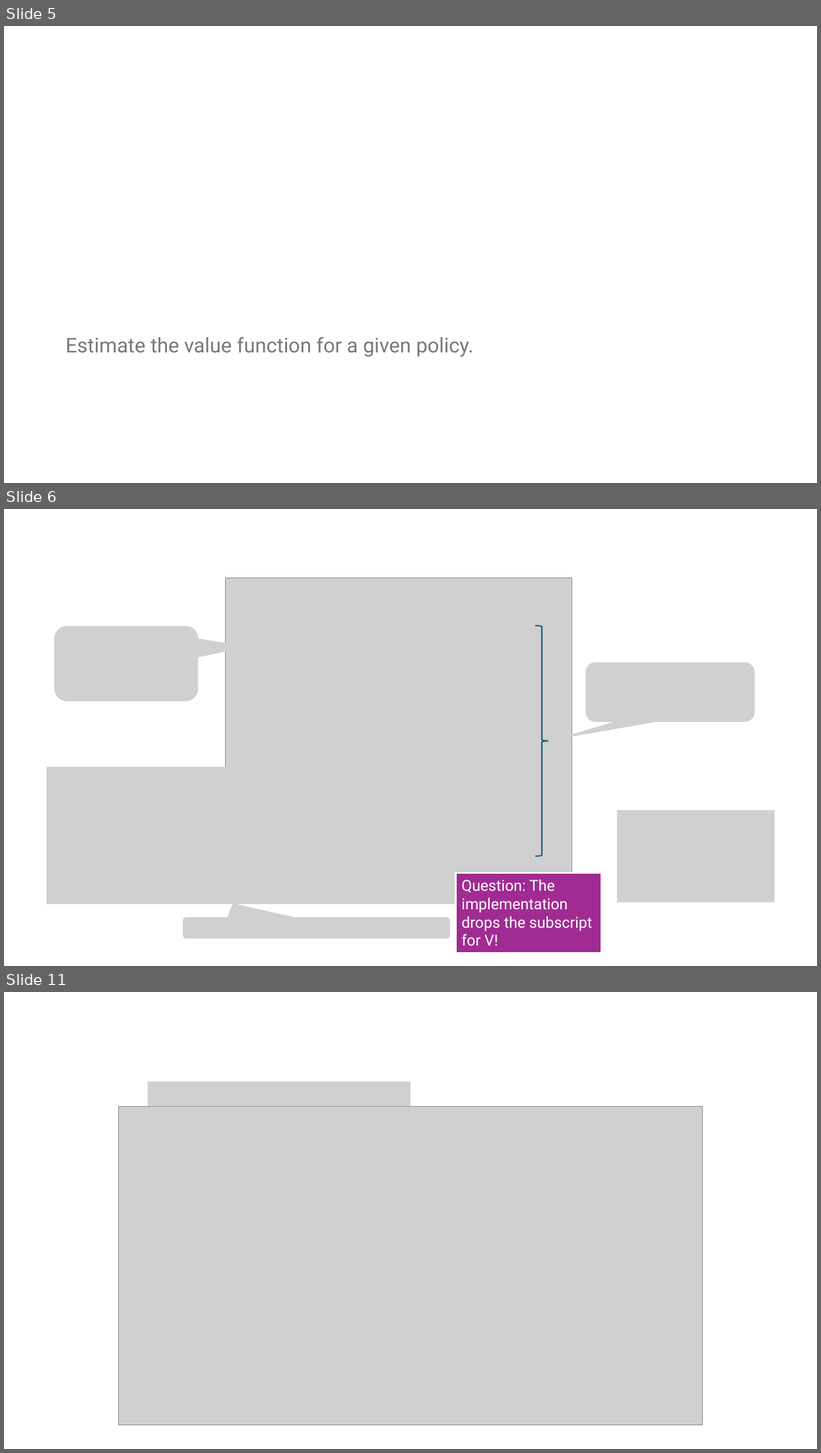
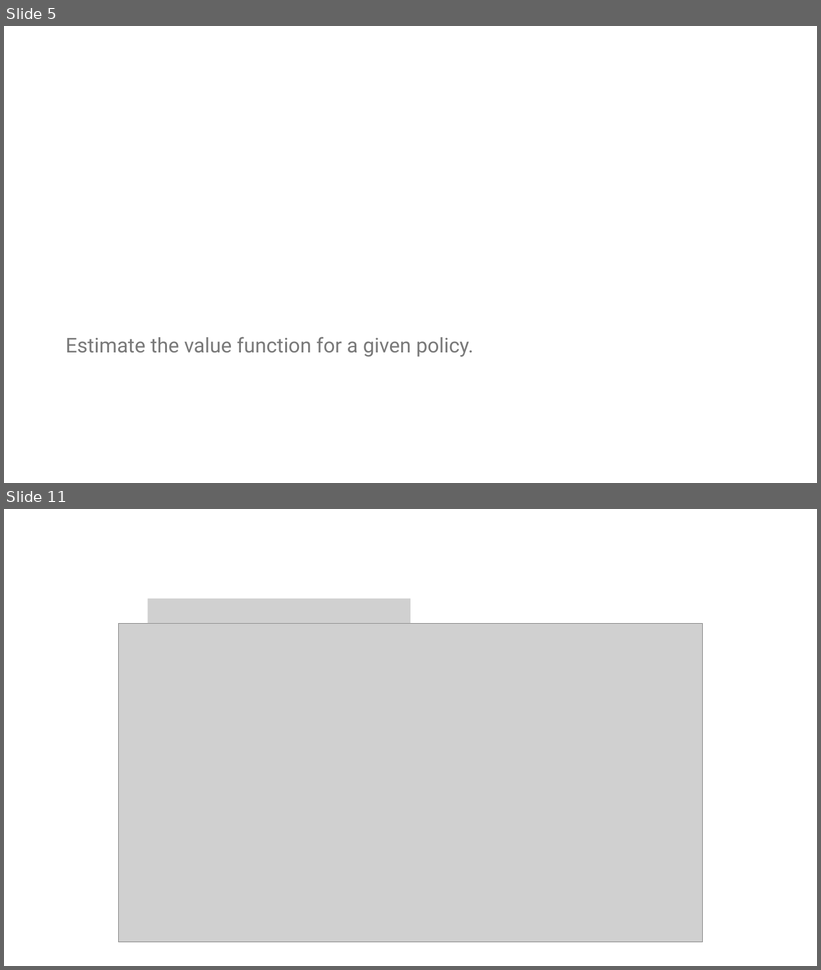
Before and after one commit to mhahsler/Introduction_to_Reinforcement_Learning, a slide deck: slides/Lecture_Chapter07.pptx. Shown one above the other, each under a label of ours: slides 5, 6 and 11 before the commit, slides 5 and 11 after it; the slides between them are not shown. The pictures are 821x1453 and 821x970 pixels, drawn with LibreOffice and Linux fonts; fonts in the diff are those of the drawing; grey boxes stand for pictures. Boxes give left, top, right and bottom in pixels: in the first picture for what was removed or moved away, otherwise in the second. Text is boxed around its words. In the diff, an @@ line names an element or a change of style, - is before the commit and + after.

```diff
--- a/slides/Lecture_Chapter07.pptx
+++ b/slides/Lecture_Chapter07.pptx
@@ slide 6 removed at box(4, 509, 817, 966), background #FFFFFF @@
@@ picture removed at box(54, 626, 198, 702) @@
@@ group removed at box(225, 578, 572, 873): 4 pictures @@
@@ right brace removed at box(535, 626, 548, 856) @@
@@ picture removed at box(586, 663, 755, 722) @@
@@ picture removed at box(47, 767, 472, 905) @@
@@ picture removed at box(617, 811, 774, 902) @@
@@ rectangle removed at box(456, 873, 602, 953) @@
-Question: The implementation drops the subscript for V!
@@ picture removed at box(183, 918, 451, 939) @@
```
Also in this commit, not shown: 8 slides changed, 4 slides added, 3 other slides removed, 4 other files.
